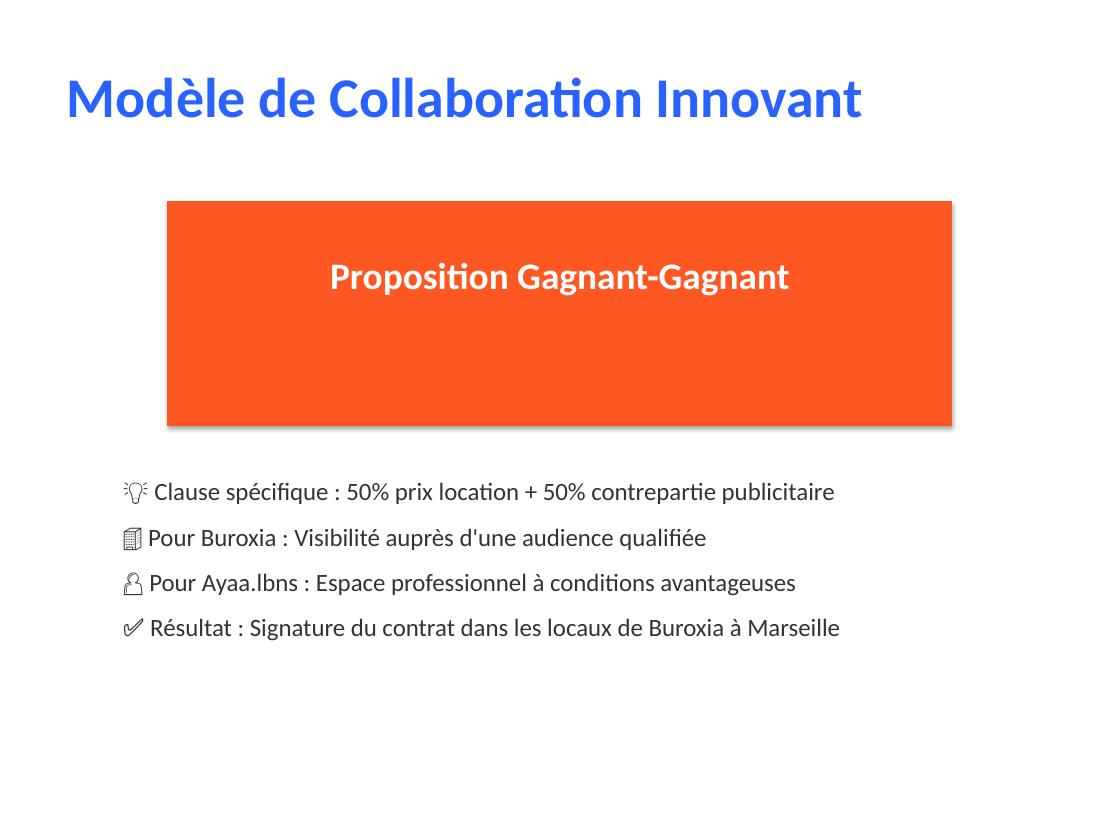
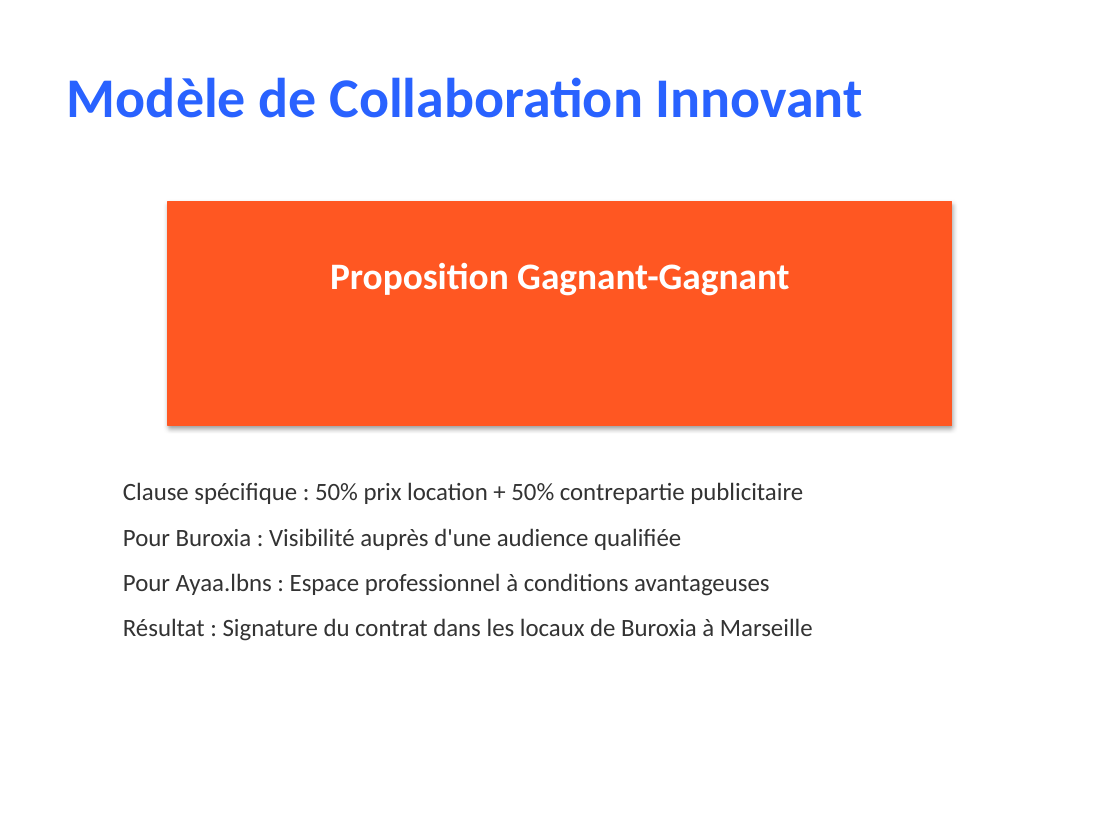
Before and after one commit to DOCK221/lbdmuser.github.io, a slide deck: slide 15 of Soutenance_Mouhamadou_Sow_B3_CDI.pptx. Drawn at 1120x840 pixels with LibreOffice and Linux fonts; fonts in the diff are those of the drawing. Boxes give left, top, right and bottom in pixels: in the first picture for what was removed or moved away, otherwise in the second. Text is boxed around its words. In the diff, an @@ line names an element or a change of style, - is before the commit and + after.

Commit message:
feat: présentation sans émojis + version PDF
- Suppression de tous les émojis de la présentation
- Ajout de la version PDF (24 pages, 111 Ko)
- Présentation prête pour la soutenance

```diff
--- a/Soutenance_Mouhamadou_Sow_B3_CDI.pptx
+++ b/Soutenance_Mouhamadou_Sow_B3_CDI.pptx
@@ text at <box>123,482,813,641</box>: text changed @@
-💡 Clause spécifique : 50% prix location + 50% contrepartie publicitaire
-🏢 Pour Buroxia : Visibilité auprès d'une audience qualifiée
-👤 Pour Ayaa.lbns : Espace professionnel à conditions avantageuses
-✅ Résultat : Signature du contrat dans les locaux de Buroxia à Marseille
+Clause spécifique : 50% prix location + 50% contrepartie publicitaire
+Pour Buroxia : Visibilité auprès d'une audience qualifiée
+Pour Ayaa.lbns : Espace professionnel à conditions avantageuses
+Résultat : Signature du contrat dans les locaux de Buroxia à Marseille
```
Also in this commit, not shown: 20 other slides changed, 2 other files.
